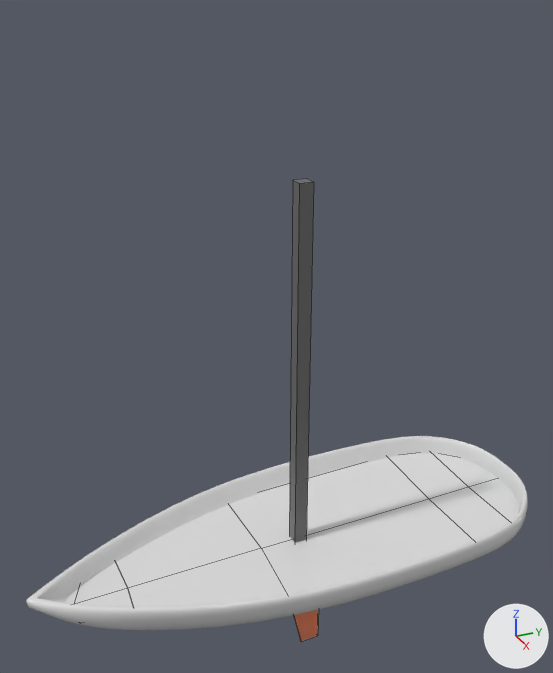
The Blender file boat/Art/Boat/Boat.blend: old version first, new version second.
Camera for both pictures: a camera (50 mm lens) standing at (4.57, -2.76, 4.72) and looking at (-0.22, -0.6, 2.33). The axes (+X, +Y, +Z) are drawn at lower right. The lights are the same throughout. Mesh edges are drawn as thin lines on the coarser meshes.

The first picture shows 'Hull', 'Keel', 'Mast', 'Plane'.
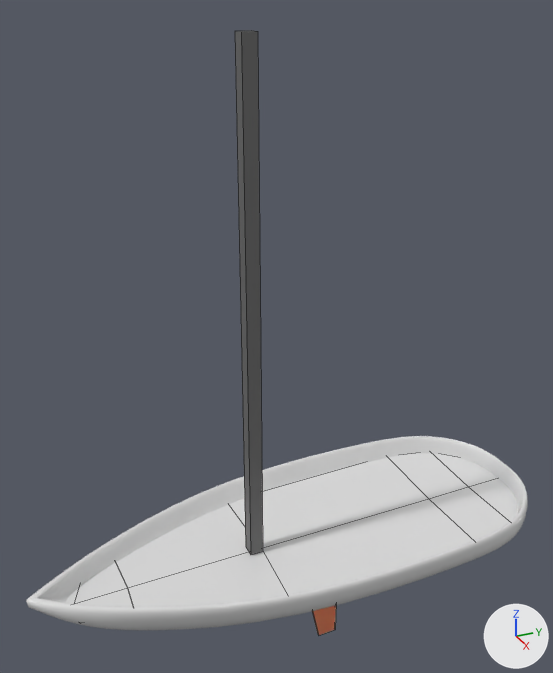
Boxes [x1, y1, x2, y2] around the edits, measured in the pictures (553 x 673 px):
```json
{"object": "Mast", "change": "reshaped, moved", "before": [290, 178, 314, 543], "after": [235, 31, 263, 554]}
{"object": "Keel", "change": "moved", "before": [293, 610, 319, 641], "after": [312, 606, 336, 635]}
```

Scene script edits in JSON lines:
```json
{"block": "me_cube_001", "where": "me_cube_001.from_pydata(...)  # 8 vertices, 6 faces; spans x -0.08..0.08, y -0.88..-0.72, z -1.07..2.84"}
{"block": "me_cube_001", "where": "# used by ob_mast; location = (0.0, 0.0, 1.08); scale = (0.638, 0.638, 0.866)"}
{"block": "me_cube_001", "where": "# before: 0 (-0.08, -0.88, 2.84) at pixel (292, 179), 2 (-0.08, -0.72, 2.84) at pixel (306, 178), 4 (0.08, -0.88, 2.84) at pixel (299, 183), 6 (0.08, -0.72, 2.84) at pixel (313, 181)"}
{"block": "me_cube_001", "change": "me_cube_001 part 1"}
{"op": "add", "block": "me_cube_001", "code": "for i in [0, 2, 4, 6]: me_cube_001.vertices[i].co += Vector((0.0, 0.0, 0.57))"}
{"op": "set", "path": "ob_mast.location", "old": "(0.0, 0.0, 1.08)", "new": "(0.0, -0.392, 1.522)"}
{"op": "set", "path": "ob_keel.location", "old": "(0.0, -0.458, 0.022)", "new": "(0.0, -0.281, 0.022)"}
```
